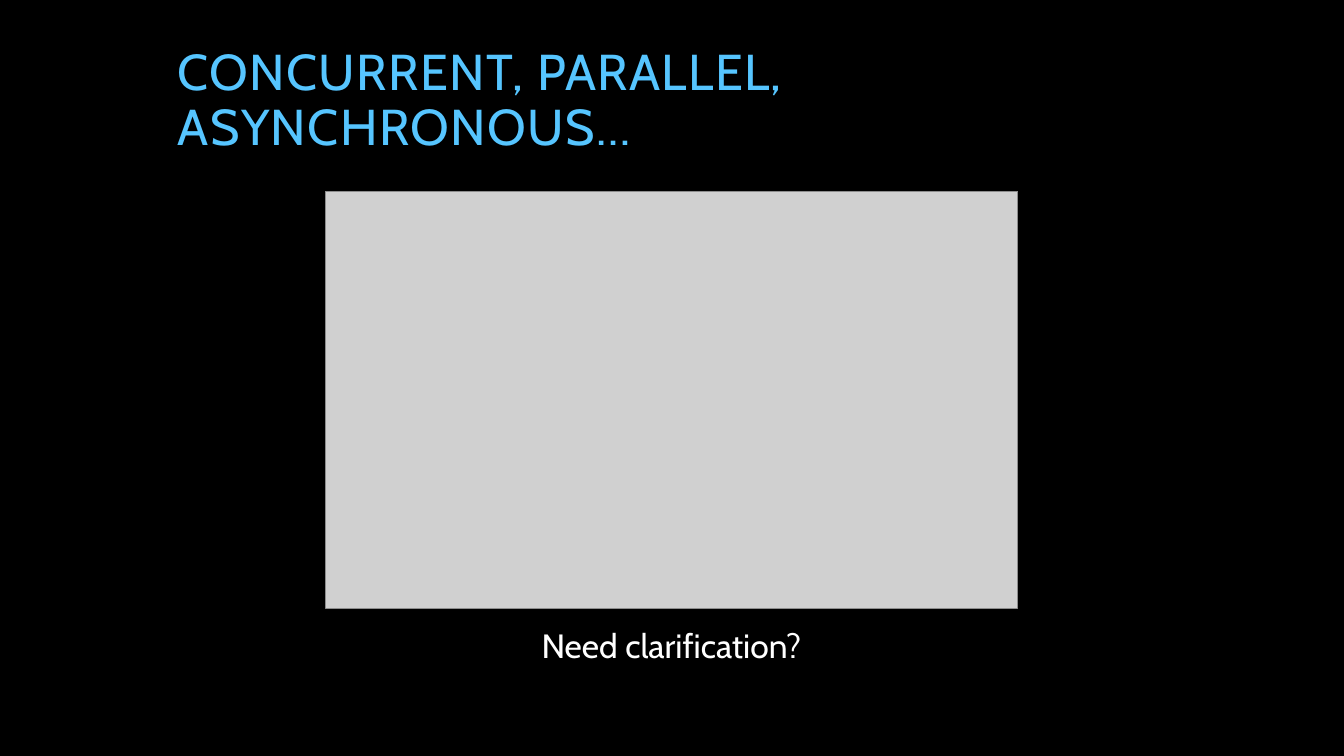
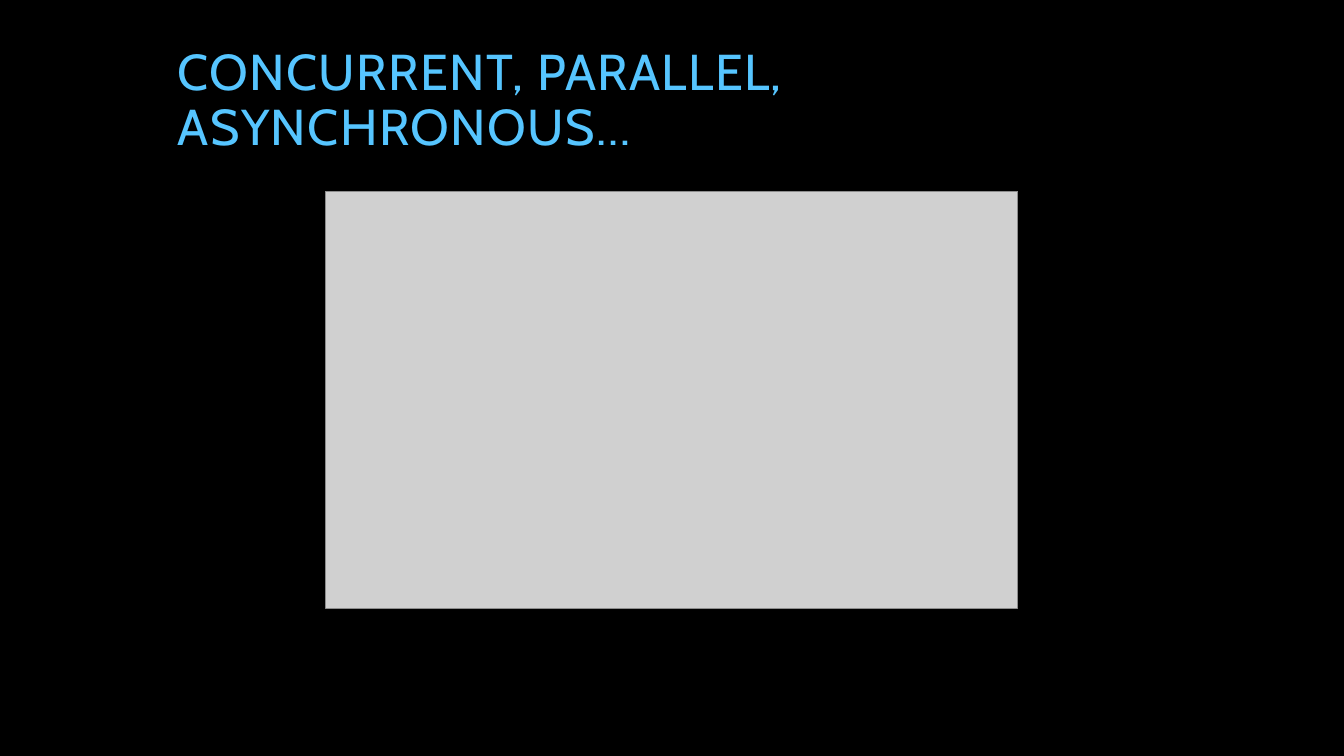
Before and after one commit to tpierrain/talk-AsyncAwait, a slide deck: slide 31 of AsyncAwait...ohWait.pptx (slide 24 before the commit). Drawn at 1344x756 pixels with LibreOffice and Linux fonts; fonts in the diff are those of the drawing; grey boxes stand for pictures; background and template pictures are left out. Boxes give left, top, right and bottom in pixels: in the first picture for what was removed or moved away, otherwise in the second. Text is boxed around its words. In the diff, an @@ line names an element or a change of style, - is before the commit and + after.

```diff
--- a/AsyncAwait...ohWait.pptx
+++ b/AsyncAwait...ohWait.pptx
@@ text removed at (x1=542, y1=632, x2=801, y2=659) @@
-Need clarification?
```
Also in this commit, not shown: 18 other slides changed, 7 slides added.
